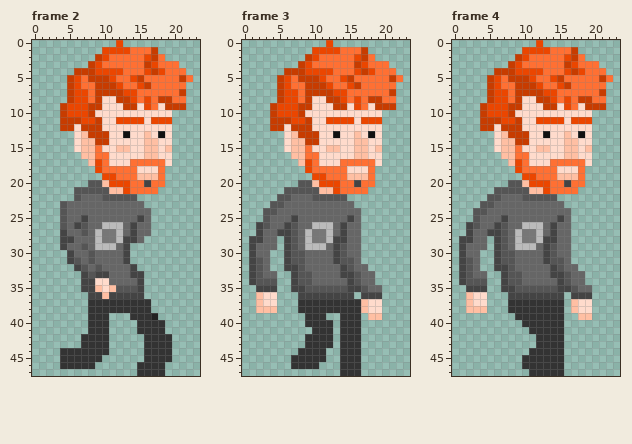
Edited in one commit: pixel-art file (animacije/vasko hoja plus roke.aseprite). The picture above is the old version.
24x48 pixels, 8 frames. Shown: frame 2, frame 3, frame 4. The commit also changed other frames, which this record leaves out.
Once edited:
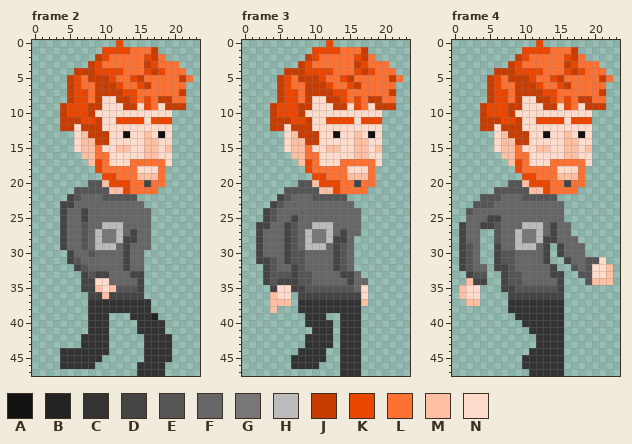
Palette (. is transparent): A #111111  B #222222  C #333333  D #444444  E #555555  F #666666  G #777777  H #bbbbbb  J #c73c00  K #eb4600  L #ff7033  M #ffbfa3  N #ffdbcc
Change:
Changed rows in their new state; - is an unchanged pixel.
Frame 2:
first column x 4:
22 -D-----------
23 DD-----------
24 D--D---------
25 D----------F-
26 D-F-------F--
28 -F-E--------F
29 ----------FFF
30 ----------FF-
31 ----F-----FF-
32 -----F---DFF-
Frame 3:
first column x 1:
22 ----D--------------
23 ---D---------------
24 --D----------------
25 --DE----------F----
26 --D----------F-----
27 ----F--------------
28 .---F----------.---
29 .D--F----------.---
30 .D-FF----------.---
31 .DDEF---------F.---
32 ..DEFF------DEF..--
33 ..DEEE---------F..-
34 ..D-DD---------F-.-
35 -..-NN--------EFN..
36 -..MNN---------DN..
37 -..MMM-----------..
38 -..-------------...
39 -----------------..
Frame 4:
first column x 1:
22 ---E------------------
23 --E-------------------
24 -EFF-----------.------
25 -FF-DDF-------F.------
26 DFFDDEF---------------
27 DF-..EF---------------
28 -F-.-EF---------F-----
29 -E-.--F------.D-FF----
30 -E-----------.D-FF----
31 -------------..DFFEEN-
32 ---F----------..EFENNM
33 .DEE-----------..EENNM
34 .MDD-----------...EMMM
35 MNN.-----------....---
36 MN-.------------...---
37 --M.------------...---
38 -...------------...---
39 -----------------..---
